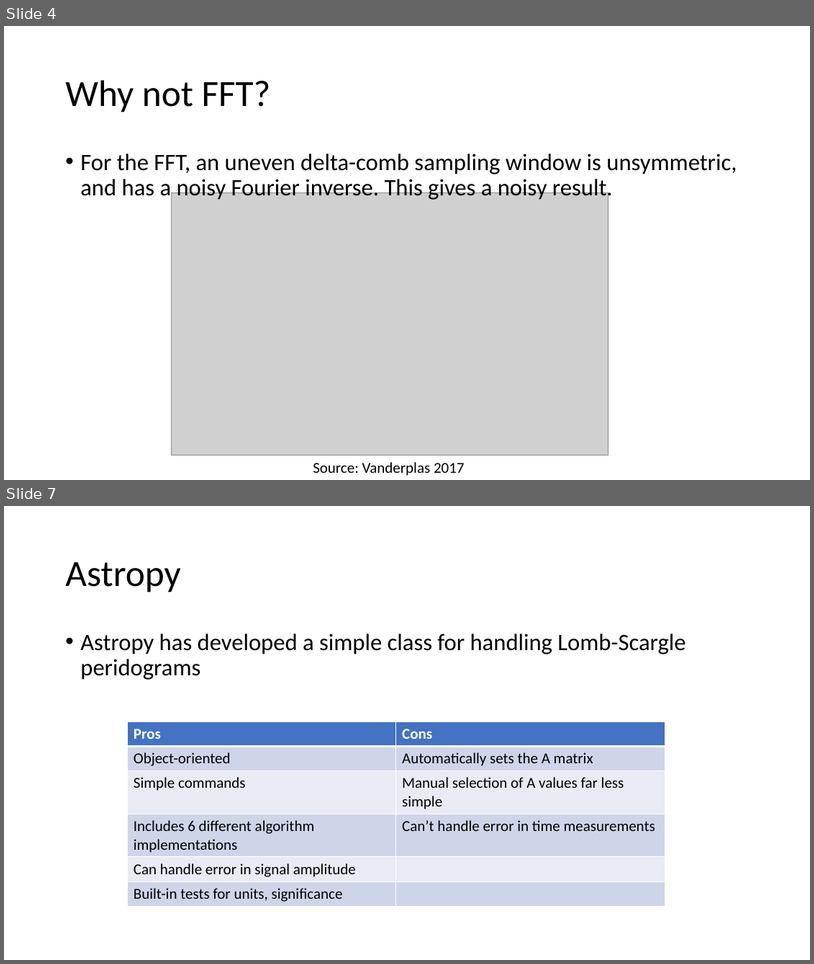
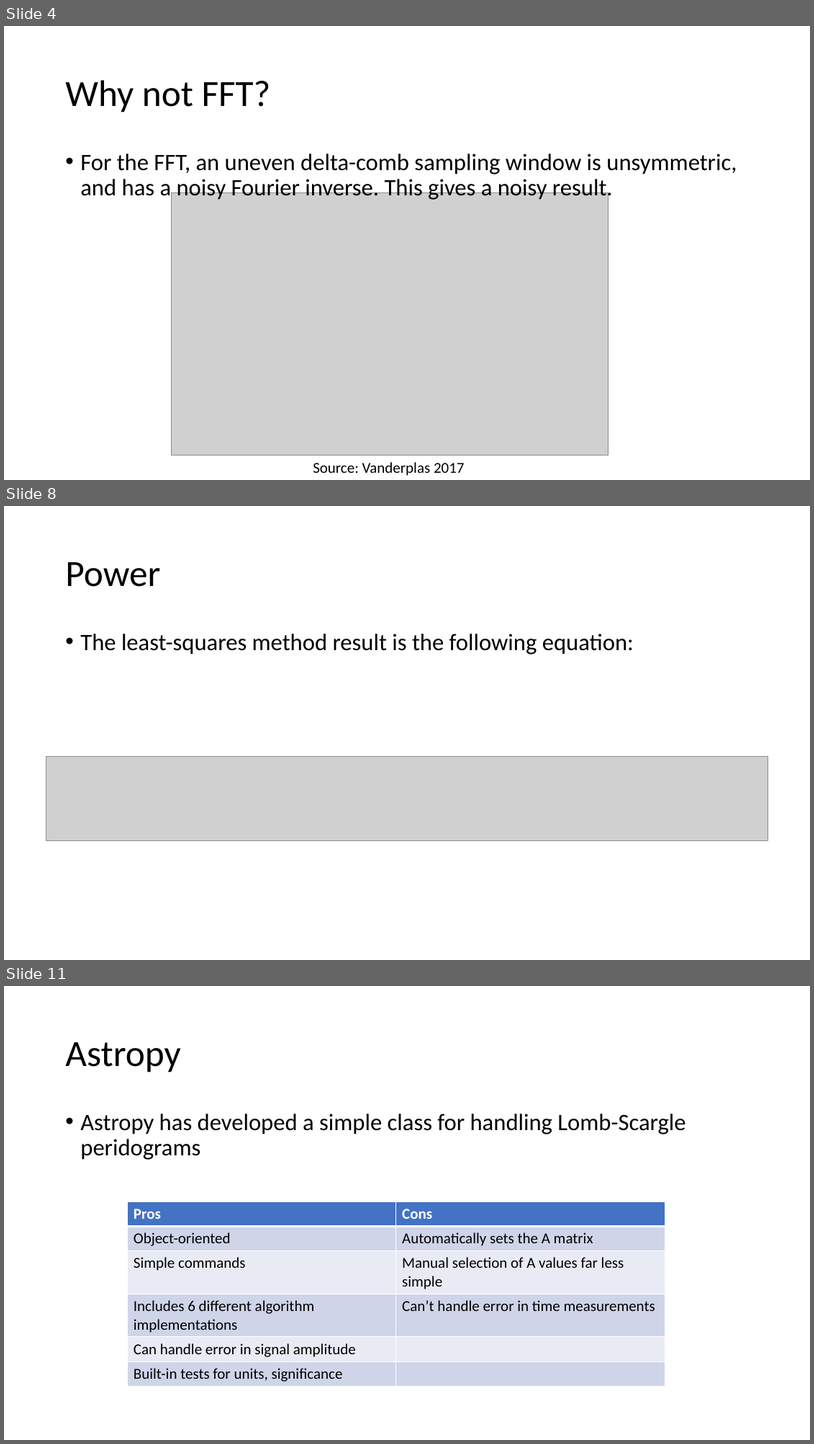
Before and after one commit to Tsintsuntsini/PHYS_581, a slide deck: Presentation2/The Lomb-Scargle Algorithm.pptx. Shown one above the other, each under a label of ours: slides 4 and 7 before the commit, slides 4, 8 and 11 after it; the slides between them are not shown. The pictures are 814x964 and 814x1444 pixels, drawn with LibreOffice and Linux fonts; fonts in the diff are those of the drawing; grey boxes stand for pictures. Boxes give left, top, right and bottom in pixels: in the first picture for what was removed or moved away, otherwise in the second. Text is boxed around its words. In the diff, an @@ line names an element or a change of style, - is before the commit and + after.

```diff
--- a/Presentation2/The Lomb-Scargle Algorithm.pptx
+++ b/Presentation2/The Lomb-Scargle Algorithm.pptx
@@ slide 8 added at (4, 506, 810, 960), background #FFFFFF @@
@@ title added at (65, 562, 160, 587), 44 pt, text #000000 @@
+Power
@@ text added at (80, 633, 634, 654), 28 pt, text #000000 @@
+• The least-squares method result is the following equation:
@@ picture added at (46, 757, 769, 841) @@
@@ what was slide 7 is now slide 11 @@
```
Also in this commit, not shown: 2 slides changed, 5 other slides added, 3 other files.
